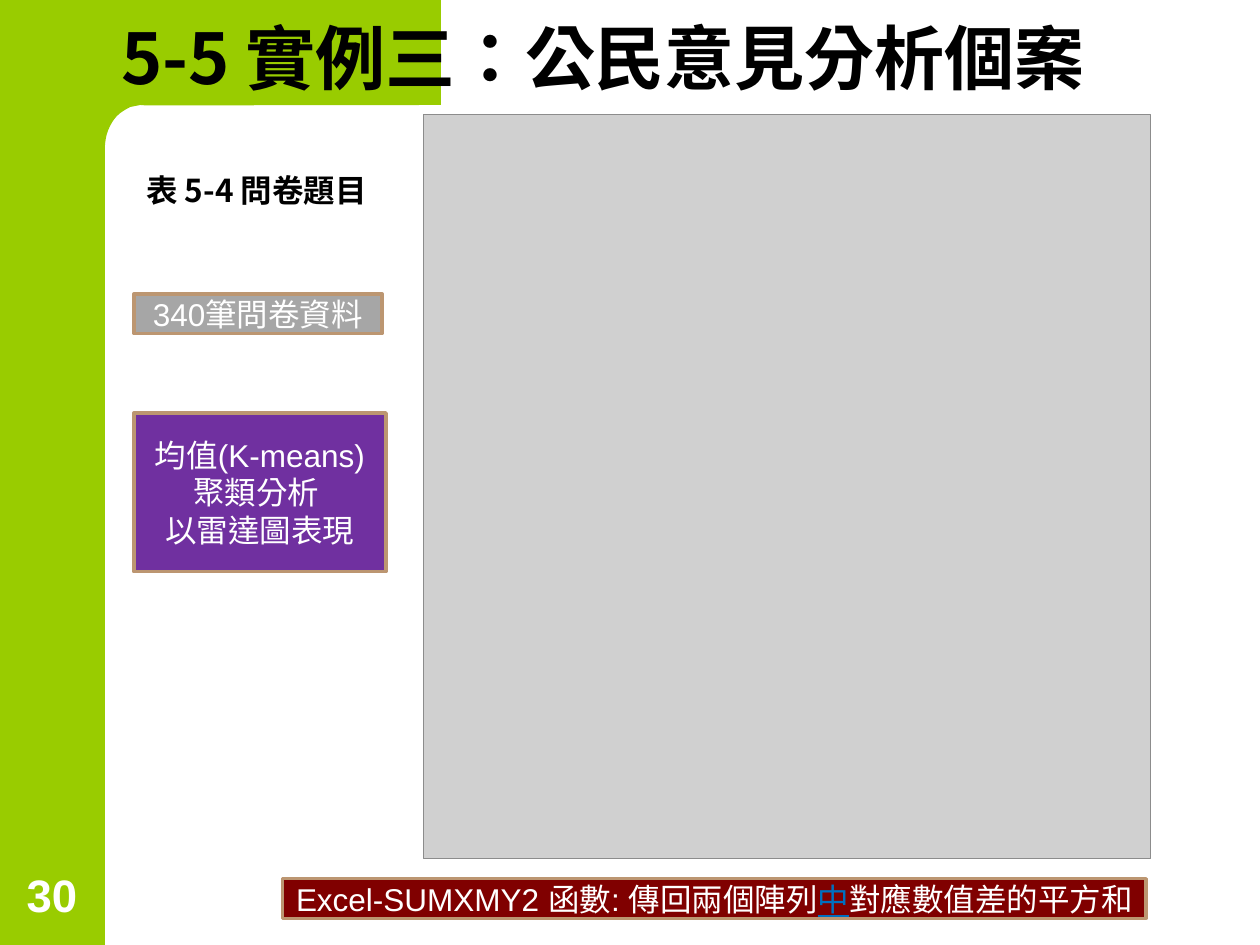
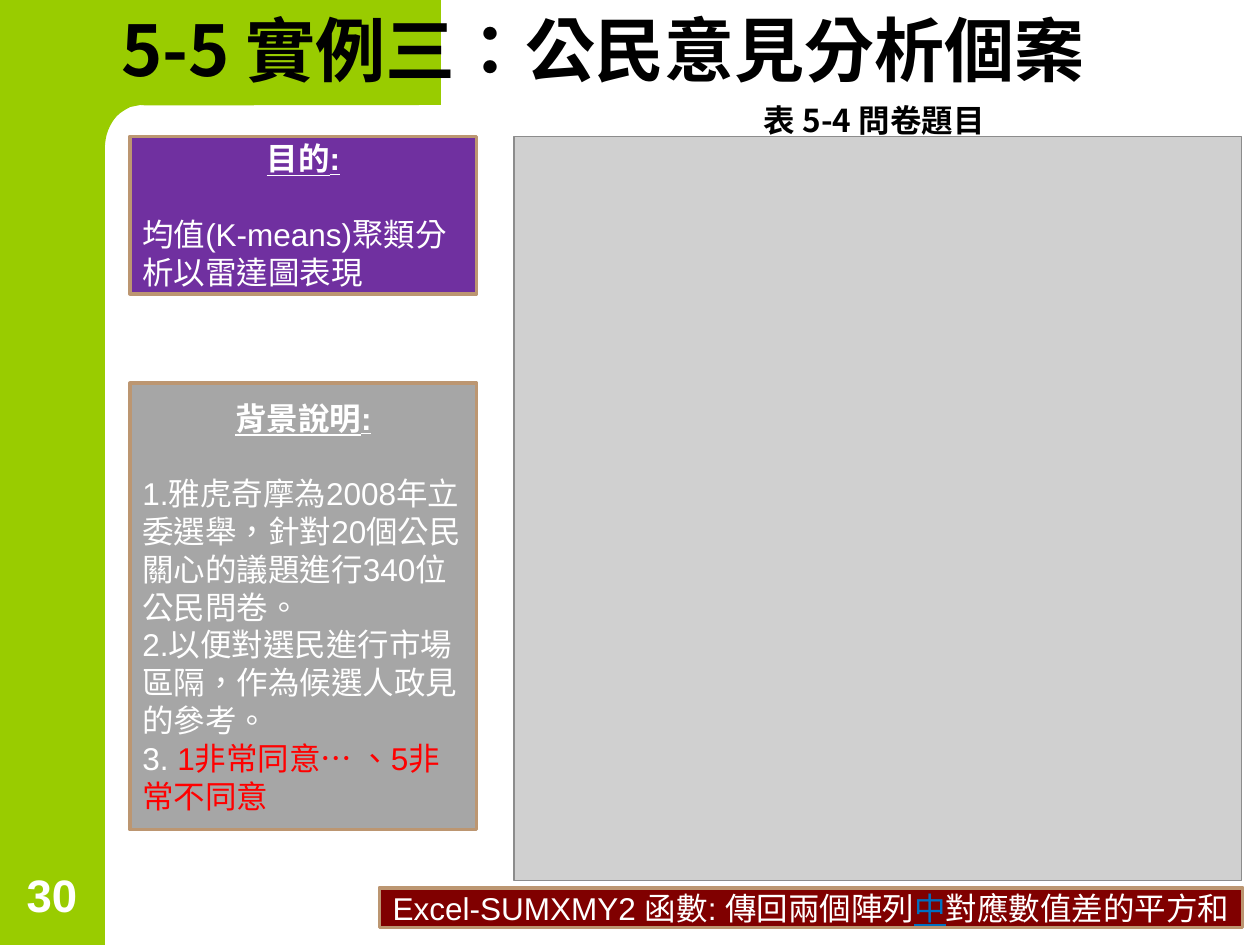
Before and after one commit to chih-chengwu/Data-Mining-MarkDown, a slide deck: slide 30 of 第5章_聚類分析-均值(K-means)聚類分析.pptx. Drawn at 1260x945 pixels with LibreOffice and Linux fonts; fonts in the diff are those of the drawing; grey boxes stand for pictures. Boxes give left, top, right and bottom in pixels: in the first picture for what was removed or moved away, otherwise in the second. Text is boxed around its words. In the diff, an @@ line names an element or a change of style, - is before the commit and + after.

```diff
--- a/第5章_聚類分析-均值(K-means)聚類分析.pptx
+++ b/第5章_聚類分析-均值(K-means)聚類分析.pptx
@@ text "5-5 實例三：公民意見分析個案": place and size @@
-text "5-5 實例三：公民意見分析個案" at (121,13,1084,101)
+text "5-5 實例三：公民意見分析個案" at (121,5,1084,93)
@@ text "表 5-4 問卷題目" rewrapped from (146,175,367,205) to (764,100,985,141) @@
@@ rectangle "目的:": place and size @@
-rectangle "目的:" at (134,413,386,572)
+rectangle "目的:" at (130,136,476,294)
@@ text in rectangle at (142,143,447,293): text changed @@
-均值(K-means)聚類分析
-以雷達圖表現
+目的:
+均值(K-means)聚類分析以雷達圖表現
@@ picture: place and size @@
-picture at (423,115,1150,859)
+picture at (514,136,1241,881)
@@ rectangle removed at (134,294,382,333) @@
-340筆問卷資料
@@ rectangle added at (130,383,476,829), fill #A6A6A6, outline #BD9771 2 pt, 18 pt, text #FFFFFF @@
+背景說明:
+1.雅虎奇摩為2008年立委選舉，針對20個公民關心的議題進行340位公民問卷。
+2.以便對選民進行市場區隔，作為候選人政見的參考。
+3. 1非常同意… 、5非常不同意
@@ rectangle "Excel-SUMXMY2 函數: 傳回兩個陣列中對應數值差的平方和": place and size @@
-rectangle "Excel-SUMXMY2 函數: 傳回兩個陣列中對應數值差的平方和" at (282,878,1145,917)
+rectangle "Excel-SUMXMY2 函數: 傳回兩個陣列中對應數值差的平方和" at (379,888,1242,927)
```
Also in this commit, not shown: 2 other slides changed, 14 other files.
